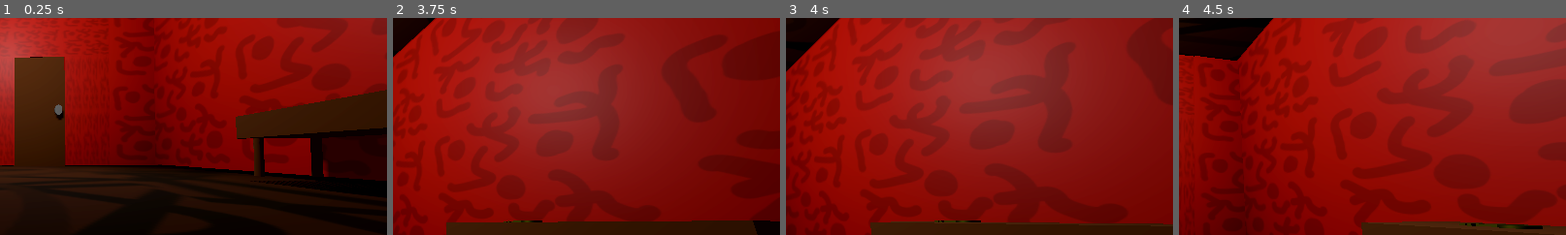
Above: before the commit, frames 1-4 (left to right).
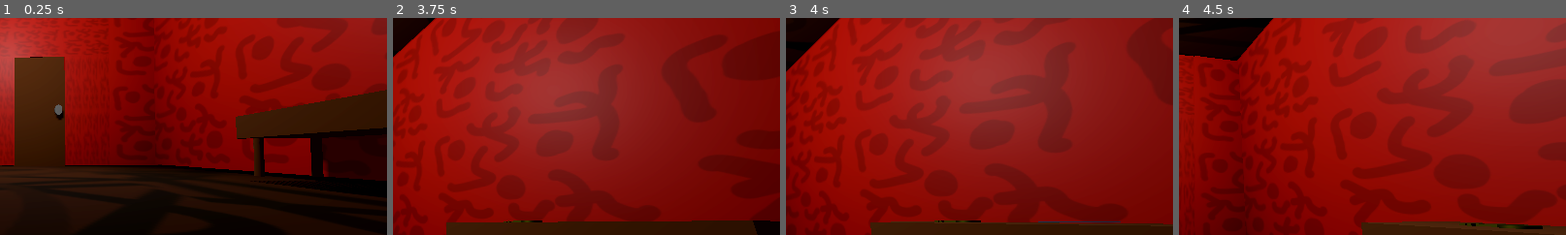
Above: after the commit, the same moments.

Repository: christiannoll/Basic3DGame
Game: Godot game, scene res://Scenes/level.tscn
The game is run twice, just before and just after one commit, with the same random seed, the same clock (stepped at 60 frames per second) and the same inputs. The engine's default icon, where the game draws it, is replaced by a stand-in: a white triangle on a blue panel in a dark square.
Inputs (mouse positions are % of the whole screen's width and height, from its top left):
- Up to frame 1 (0.25 s): no input
- Up to frame 2 (3.75 s): move the mouse to (55, 50) at 0.52 s; hold W (forward) from 0.53 s (still down); tap E (interact) at 0.6, 1.55, 2.1, 3.05, 3.6 s; tap Space (jump) at 0.77, 1.52, 3.02 s; move the mouse to (45, 50) at 1.27 s; tap F (flashlight) at 1.35 s; move the mouse to (52, 48) at 2.02 s; move the mouse to (49, 52) at 2.77 s; tap Shift (sprint) at 2.85 s; move the mouse to (57, 51) at 3.52 s
- Up to frame 3 (4 s): keep holding W (forward); tap Space (jump) at 3.77 s
- Up to frame 4 (4.5 s): keep holding W (forward); move the mouse to (42, 49) at 4.27 s; tap F (flashlight) at 4.35 s
The pictures show only the part of the screen within x 50-100%, y 21-71%; the shares and areas given below are measured in that part.

Frames 1-2 are identical in both runs. In frame 3, 0.1% of the frame differs, in the area x 65-87%, y 93-95%; in frame 4, nothing differs.

Commit message:
Added paper scene to main scene

Diff:
--- a/Scenes/level.tscn
+++ b/Scenes/level.tscn
@@ -14,6 +14,8 @@
 [ext_resource type="PackedScene" uid="uid://6taomu4iqpr2" path="res://Scenes/key.tscn" id="12_ha31o"]
 [ext_resource type="AudioStream" uid="uid://d1lk0elv1r6s2" path="res://Sounds/key_pickup.mp3" id="13_crh0w"]
 [ext_resource type="AudioStream" uid="uid://dc5lnuu5x20dm" path="res://Sounds/obj_pickup.mp3" id="14_c7le1"]
+[ext_resource type="PackedScene" uid="uid://cgxekkkgpngpx" path="res://Scenes/paper.tscn" id="15_c7le1"]
+[ext_resource type="Material" uid="uid://cvhx718x38lrp" path="res://Materials/paper.tres" id="16_2klc5"]
 
 [sub_resource type="ProceduralSkyMaterial" id="ProceduralSkyMaterial_51e2h"]
 sky_horizon_color = Color(0.66224277, 0.6717428, 0.6867428, 1)
@@ -406,3 +408,7 @@
 
 [node name="obj_pickup" type="AudioStreamPlayer" parent="." unique_id=1317169248]
 stream = ExtResource("14_c7le1")
+
+[node name="Paper" parent="." unique_id=915373991 instance=ExtResource("15_c7le1")]
+transform = Transform3D(0.02924761, 0, 0.67119646, 0, 1, 0, -0.67014885, 0, 0.029293332, -7.8390207, 1.3832471, -31.026125)
+paper_material = ExtResource("16_2klc5")
--- a/Scripts/paper.gd
+++ b/Scripts/paper.gd
@@ -8,6 +8,6 @@
 
 func interact():
 	toggle = !toggle
-	get_node("/root/" + get_tree().current_scene.name + "/ui/paper").visible = toggle
-	get_node("/root/" + get_tree().current_scene.name + "/Player").movable = toggle
-	get_node("/root/" + get_tree().current_scene.name + "/Player/head").movable = toggle
+	get_node("/root/" + get_tree().current_scene.name + "/UI/paper").visible = toggle
+	get_node("/root/" + get_tree().current_scene.name + "/Player").movable = !toggle
+	get_node("/root/" + get_tree().current_scene.name + "/Player/head").movable = !toggle
